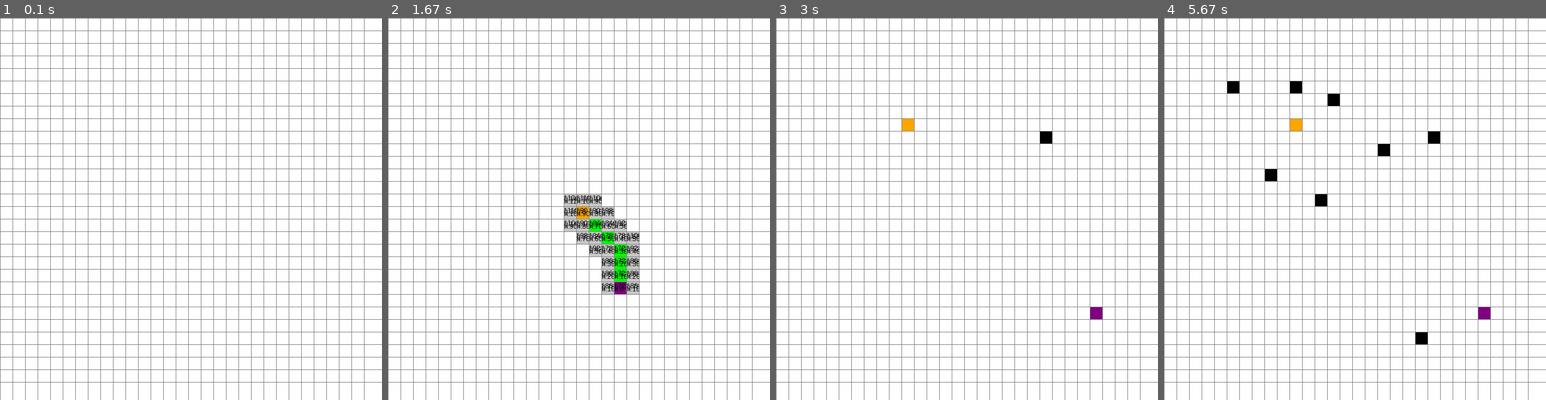
Above: before the commit, frames 1-4 (left to right).
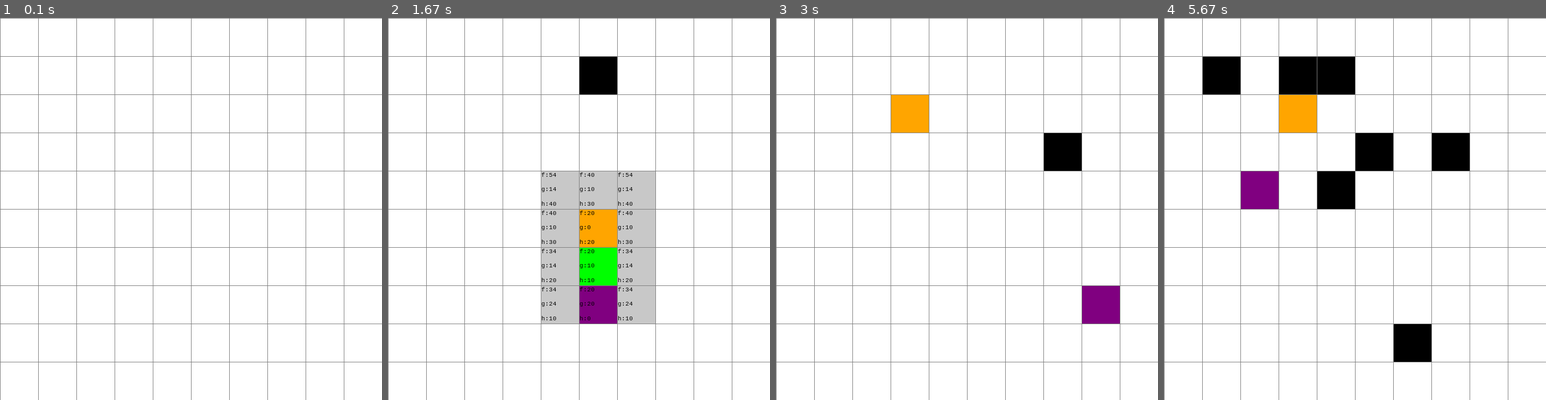
Above: after the commit, the same moments.

Repository: AxelDeJesusFuentesMantilla/IA
Game: pygame game, started from AlgoritmoA/AEstrella.py
The game is run twice, just before and just after one commit, with the same random seed, the same clock (stepped at 60 frames per second) and the same inputs.
Inputs (mouse positions are in pixels of both pictures, inside the frame that each line leads up to):
- Up to frame 1 (0.1 s): no input
- Up to frame 2 (1.67 s): click (579, 209) at 0.38 s; click (617, 293) at 0.72 s; tap Space at 1 s; click (586, 79) at 1.38 s
- Up to frame 3 (3 s): tap Space at 1.73, 2.03 s; click (970, 251) at 1.75 s; tap C at 1.82 s; click (913, 128) at 2.22 s; click (1100, 308) at 2.55 s; click (1047, 140) at 2.88 s
- Up to frame 4 (5.67 s): click (1240, 79) at 3.22 s; right-click (1492, 296) at 3.55 s; click (1270, 178) at 3.88 s; click (1293, 86) at 4.22 s; click (1316, 193) at 4.55 s; click (1423, 335) at 4.88 s; click (1332, 94) at 5.22 s; click (1381, 147) at 5.55 s

The runs differ from the first frame. In frame 1, 10% of the frame differs, in the area x 0-100%, y 0-100%; in frame 2, 21%; in frame 3, 13%; in frame 4, 18%.

Commit message:
Fuente del texto corregido A*

Diff:
--- a/AlgoritmoA/AEstrella.py
+++ b/AlgoritmoA/AEstrella.py
@@ -19,7 +19,7 @@
 PURPURA = (128, 0, 128)
 
 # Fuente
-FUENTE = pygame.font.SysFont('arial', 12)
+FUENTE = pygame.font.SysFont('consolas', 12)
 
 class Nodo:
     def __init__(self, fila, col, ancho, total_filas):
@@ -80,9 +80,9 @@
     def dibujar(self, ventana, fuente):
         pygame.draw.rect(ventana, self.color, (self.x, self.y, self.ancho, self.ancho))
         if self.f != 0 and self.f != float("inf"):
+            h_texto = fuente.render(f"h:{int(self.h)}", True, NEGRO)
             f_texto = fuente.render(f"f:{int(self.f)}", True, NEGRO)
             g_texto = fuente.render(f"g:{int(self.g)}", True, NEGRO)
-            h_texto = fuente.render(f"h:{int(self.h)}", True, NEGRO)
             ventana.blit(f_texto, (self.x + 1, self.y + 1))
             ventana.blit(g_texto, (self.x + 1, self.y + self.ancho // 2 - 8))
             ventana.blit(h_texto, (self.x + 1, self.y + self.ancho - 16))
@@ -188,7 +188,7 @@
     return False
 
 def main(ventana, ancho):
-    FILAS = 30
+    FILAS = 10
     grid = crear_grid(FILAS, ancho)
     inicio = None
     fin = None
